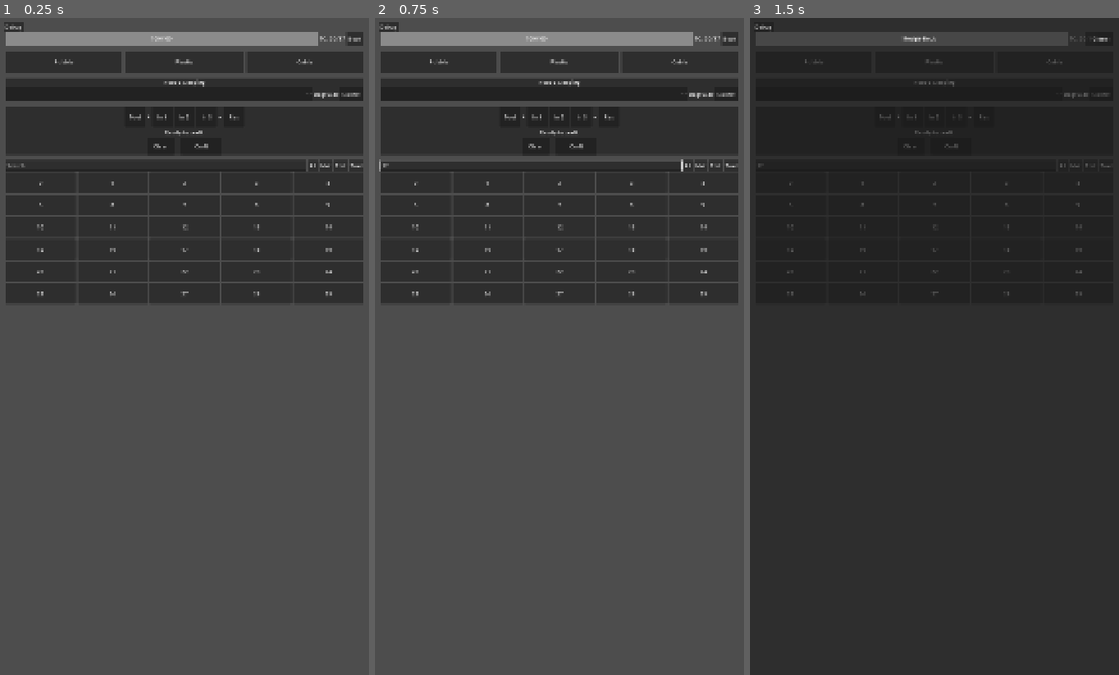
Above: before the commit, frames 1-3 (left to right).
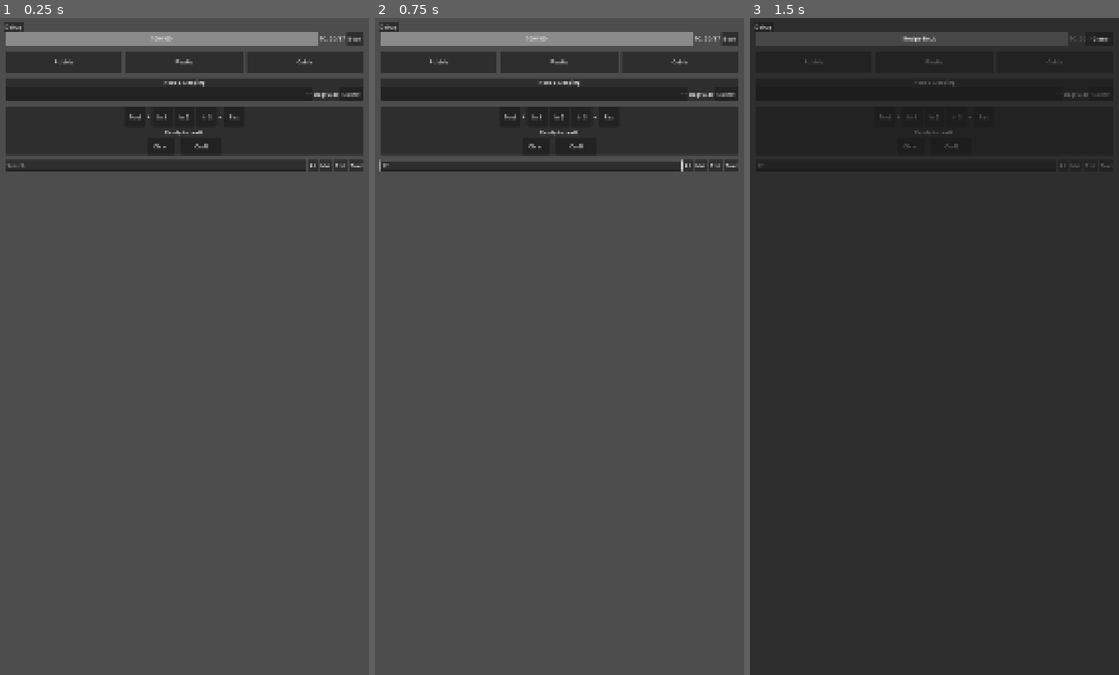
Above: after the commit, the same moments.

Repository: edocircle/afterlight-2100
Game: Godot game, scene res://scenes/craft_page.tscn
Same seed, same stepped clock (60 frames per second), same inputs: the game is played once before the commit and once after it.
Inputs (mouse positions are in pixels of both pictures, inside the frame that each line leads up to):
- Up to frame 1 (0.25 s): no input
- Up to frame 2 (0.75 s): click (529, 162) at 0.52 s; type "12" at 0.6 s
- Up to frame 3 (1.5 s): click "Book" at 1.25 s

The runs differ from the first frame. In frame 1, 17% of the frame differs, in the area x 1-99%, y 23-44%; in frame 2, 17%; in frame 3, less than 0.1%.

Commit message:
Task 5 done

Diff:
--- a/project.godot
+++ b/project.godot
@@ -25,6 +25,7 @@
 Energy="*res://scripts/energy.gd"
 Skills="*res://scripts/skills.gd"
 CraftingSystem="*res://scripts/crafting_system.gd"
+GatherSystem="*res://scripts/gather_system.gd"
 
 [display]
 
--- a/scripts/craft_page.gd
+++ b/scripts/craft_page.gd
@@ -1,76 +1,198 @@
 extends Control
 
+var ingredient_slots = [{"item": "", "qty": 0}, {"item": "", "qty": 0}, {"item": "", "qty": 0}]
+var tool_slot = ""
+
+var current_filter = "All"
+var current_search = ""
+
 func _ready() -> void:
-	# Add the debug panel from Task 2 so it is still accessible
 	var debug_panel_script = load("res://scripts/debug_panel.gd")
 	if debug_panel_script:
 		var panel = debug_panel_script.new()
 		add_child(panel)
 
-	# Run Crafting tests
-	var crafting_tests = load("res://scripts/tests_crafting.gd")
-	if crafting_tests:
-		var tests = crafting_tests.new()
-		tests.run_tests()
-		tests.free()
-
-	# Connect Status Bar
+	# Status Bar
 	$SafeArea/MainVBox/StatusBar/RecipeBookBtn.pressed.connect(_on_recipe_book_pressed)
 	$RecipeBookPanel/SafeArea/VBox/Header/CloseBookBtn.pressed.connect(_on_close_book_pressed)
 
-	# Connect Hand Gather
-	$SafeArea/MainVBox/HandGatherStrip/RubbleBtn.pressed.connect(func(): _log("Gather Rubble"))
-	$SafeArea/MainVBox/HandGatherStrip/PlasticBtn.pressed.connect(func(): _log("Gather Plastic"))
-	$SafeArea/MainVBox/HandGatherStrip/CableBtn.pressed.connect(func(): _log("Gather Cable"))
+	# Hand Gather
+	$SafeArea/MainVBox/HandGatherStrip/RubbleBtn.pressed.connect(func(): GatherSystem.hand_gather("rubble"))
+	$SafeArea/MainVBox/HandGatherStrip/PlasticBtn.pressed.connect(func(): GatherSystem.hand_gather("plastic_rod"))
+	$SafeArea/MainVBox/HandGatherStrip/CableBtn.pressed.connect(func(): GatherSystem.hand_gather("cable_strand"))
 
-	# Connect Robot
-	$SafeArea/MainVBox/RobotPanel/RobotVBox/RobotControls/CollectBtn.pressed.connect(func(): _log("Robot Collect"))
+	# Robot
+	$SafeArea/MainVBox/RobotPanel/RobotVBox/RobotControls/CollectBtn.pressed.connect(func(): pass)
 
-	# Connect Craft Table
-	$SafeArea/MainVBox/CraftTable/CraftVBox/SlotsHBox/ToolSlot.pressed.connect(func(): _log("Tap Tool Slot"))
-	$SafeArea/MainVBox/CraftTable/CraftVBox/SlotsHBox/Ing1Slot.pressed.connect(func(): _log("Tap Ing 1 Slot"))
-	$SafeArea/MainVBox/CraftTable/CraftVBox/SlotsHBox/Ing2Slot.pressed.connect(func(): _log("Tap Ing 2 Slot"))
-	$SafeArea/MainVBox/CraftTable/CraftVBox/SlotsHBox/Ing3Slot.pressed.connect(func(): _log("Tap Ing 3 Slot"))
-	$SafeArea/MainVBox/CraftTable/CraftVBox/SlotsHBox/ResultPreview.pressed.connect(func(): _log("Tap Result Preview"))
-	$SafeArea/MainVBox/CraftTable/CraftVBox/CraftActions/ClearBtn.pressed.connect(func(): _log("Craft Clear"))
+	# Craft Table Slots
+	$SafeArea/MainVBox/CraftTable/CraftVBox/SlotsHBox/ToolSlot.pressed.connect(_on_tool_slot_tapped)
+	$SafeArea/MainVBox/CraftTable/CraftVBox/SlotsHBox/Ing1Slot.pressed.connect(func(): _on_ing_slot_tapped(0))
+	$SafeArea/MainVBox/CraftTable/CraftVBox/SlotsHBox/Ing2Slot.pressed.connect(func(): _on_ing_slot_tapped(1))
+	$SafeArea/MainVBox/CraftTable/CraftVBox/SlotsHBox/Ing3Slot.pressed.connect(func(): _on_ing_slot_tapped(2))
+	$SafeArea/MainVBox/CraftTable/CraftVBox/CraftActions/ClearBtn.pressed.connect(_on_clear_pressed)
 	$SafeArea/MainVBox/CraftTable/CraftVBox/CraftActions/CraftBtn.pressed.connect(_on_craft_pressed)
 
-	# Connect Inventory Filters
-	$SafeArea/MainVBox/InventoryArea/FilterHBox/FilterAll.pressed.connect(func(): _log("Filter All"))
-	$SafeArea/MainVBox/InventoryArea/FilterHBox/FilterMat.pressed.connect(func(): _log("Filter Mat"))
-	$SafeArea/MainVBox/InventoryArea/FilterHBox/FilterPart.pressed.connect(func(): _log("Filter Part"))
-	$SafeArea/MainVBox/InventoryArea/FilterHBox/FilterTool.pressed.connect(func(): _log("Filter Tool"))
+	# Inventory Filters
+	$SafeArea/MainVBox/InventoryArea/FilterHBox/FilterAll.pressed.connect(func(): _set_filter("All"))
+	$SafeArea/MainVBox/InventoryArea/FilterHBox/FilterMat.pressed.connect(func(): _set_filter("Mat"))
+	$SafeArea/MainVBox/InventoryArea/FilterHBox/FilterPart.pressed.connect(func(): _set_filter("Part"))
+	$SafeArea/MainVBox/InventoryArea/FilterHBox/FilterTool.pressed.connect(func(): _set_filter("Tool"))
 
-	# Populate dummy grid items for layout testing
-	var grid = $SafeArea/MainVBox/InventoryArea/InvScroll/InvGrid
-	for i in range(30):
-		var btn = Button.new()
-		# 60x60 minimum to fit 5 columns on narrow screens (360px)
-		btn.custom_minimum_size = Vector2(60, 60)
-		btn.size_flags_horizontal = Control.SIZE_EXPAND_FILL
-		btn.text = str(i)
-		btn.pressed.connect(func(): _log("Tap Inv Item " + str(i)))
-		grid.add_child(btn)
+	var search_input = $SafeArea/MainVBox/InventoryArea/FilterHBox/SearchInput
+	search_input.text_changed.connect(_on_search_changed)
 
-func _log(msg: String) -> void:
-	print("CraftPage UI: ", msg)
+	Inventory.inventory_changed.connect(_on_inventory_changed)
+
+	_update_ui()
+
+func _set_filter(filter: String) -> void:
+	current_filter = filter
+	_update_ui()
+
+func _on_search_changed(text: String) -> void:
+	current_search = text.to_lower()
+	_update_ui()
+
+func _on_inventory_changed(_item: String, _new: int, _old: int) -> void:
+	_update_ui()
 
 func _on_recipe_book_pressed() -> void:
-	_log("Open Recipe Book")
 	$RecipeBookPanel.show()
 
 func _on_close_book_pressed() -> void:
-	_log("Close Recipe Book")
 	$RecipeBookPanel.hide()
 
+func _on_inventory_item_tapped(item_id: String) -> void:
+	var item_type = DataStore.items[item_id].get("type", "gather")
+
+	if item_type == "tool" and tool_slot == "":
+		tool_slot = item_id
+		_update_ui()
+		return
+
+	var max_avail = Inventory.count(item_id)
+	var current_qty_in_slots = 0
+	for slot in ingredient_slots:
+		if slot.item == item_id:
+			current_qty_in_slots += slot.qty
+
+	if current_qty_in_slots >= max_avail:
+		return
+
+	for slot in ingredient_slots:
+		if slot.item == item_id:
+			slot.qty += 1
+			_update_ui()
+			return
+
+	for slot in ingredient_slots:
+		if slot.item == "":
+			slot.item = item_id
+			slot.qty = 1
+			_update_ui()
+			return
+
+func _on_ing_slot_tapped(index: int) -> void:
+	var slot = ingredient_slots[index]
+	if slot.item != "":
+		slot.qty -= 1
+		if slot.qty <= 0:
+			slot.item = ""
+			slot.qty = 0
+		_update_ui()
+
+func _on_tool_slot_tapped() -> void:
+	tool_slot = ""
+	_update_ui()
+
+func _on_clear_pressed() -> void:
+	tool_slot = ""
+	for slot in ingredient_slots:
+		slot.item = ""
+		slot.qty = 0
+	_update_ui()
+
 func _on_craft_pressed() -> void:
-	# Currently slots are not selectable in the UI, passing empty dictionary
 	var slots = {}
-	var tool_id = ""
-	var result = CraftingSystem.try_craft(slots, tool_id)
+	for slot in ingredient_slots:
+		if slot.item != "":
+			slots[slot.item] = slots.get(slot.item, 0) + slot.qty
+
+	var result = CraftingSystem.try_craft(slots, tool_slot)
 
 	var msg_label = $SafeArea/MainVBox/CraftTable/CraftVBox/MessageLine
 	if msg_label:
 		msg_label.text = result.message
 
-	_log("Craft Result: " + str(result.success) + " | " + result.message)
+	if result.success:
+		# Check if we still have enough items for the recipe, clear what we don't have
+		for slot in ingredient_slots:
+			if slot.item != "":
+				var remaining = Inventory.count(slot.item)
+				if remaining < slot.qty:
+					slot.qty = remaining
+				if slot.qty == 0:
+					slot.item = ""
+
+		if tool_slot != "" and not Inventory.has(tool_slot):
+			tool_slot = ""
+
+	_update_ui()
+
+func _update_ui() -> void:
+	var tool_btn = $SafeArea/MainVBox/CraftTable/CraftVBox/SlotsHBox/ToolSlot
+	if tool_slot == "":
+		tool_btn.text = "Tool"
+	else:
+		var n = DataStore.items[tool_slot].get("name", tool_slot)
+		var dur = CraftingSystem.get_tool_durability(tool_slot)
+		tool_btn.text = n + "\n(" + str(dur) + ")"
+
+	var ing_btns = [
+		$SafeArea/MainVBox/CraftTable/CraftVBox/SlotsHBox/Ing1Slot,
+		$SafeArea/MainVBox/CraftTable/CraftVBox/SlotsHBox/Ing2Slot,
+		$SafeArea/MainVBox/CraftTable/CraftVBox/SlotsHBox/Ing3Slot
+	]
+
+	for i in range(3):
+		if ingredient_slots[i].item == "":
+			ing_btns[i].text = "In " + str(i+1)
+		else:
+			var n = DataStore.items[ingredient_slots[i].item].get("name", ingredient_slots[i].item)
+			ing_btns[i].text = n + "\nx" + str(ingredient_slots[i].qty)
+
+	var grid = $SafeArea/MainVBox/InventoryArea/InvScroll/InvGrid
+	for child in grid.get_children():
+		child.queue_free()
+
+	var all_items = Inventory.get_all_items()
+	var sorted_keys = all_items.keys()
+	sorted_keys.sort()
+
+	for item_id in sorted_keys:
+		var item_data = DataStore.items.get(item_id, {})
+		var type = item_data.get("type", "gather")
+
+		if current_filter == "Mat" and type != "gather": continue
+		if current_filter == "Part" and type != "part": continue
+		if current_filter == "Tool" and type != "tool": continue
+
+		var display_name = item_data.get("name", item_id)
+		if current_search != "" and not display_name.to_lower().contains(current_search) and not item_id.to_lower().contains(current_search):
+			continue
+
+		var count = all_items[item_id]
+		var btn = Button.new()
+		btn.custom_minimum_size = Vector2(60, 60)
+		btn.size_flags_horizontal = Control.SIZE_EXPAND_FILL
+		btn.text = display_name + "\n" + str(count)
+
+		# Allow word wrap to fit long names in small buttons
+		btn.autowrap_mode = TextServer.AUTOWRAP_WORD_SMART
+		btn.clip_text = true
+
+		# Connect with a lambda that captures item_id
+		var id_copy = item_id
+		btn.pressed.connect(func(): _on_inventory_item_tapped(id_copy))
+
+		grid.add_child(btn)
--- /dev/null
+++ b/scripts/gather_system.gd
@@ -0,0 +1,5 @@
+extends Node
+
+func hand_gather(item_id: String) -> void:
+	if DataStore.items.has(item_id):
+		Inventory.add(item_id, 1)
Not shown, added: scripts/crafting_system.gd.uid
Not shown, added: scripts/energy.gd.uid
Not shown, added: scripts/gather_system.gd.uid
Not shown, added: scripts/skills.gd.uid
Not shown, added: scripts/tests_crafting.gd.uid
